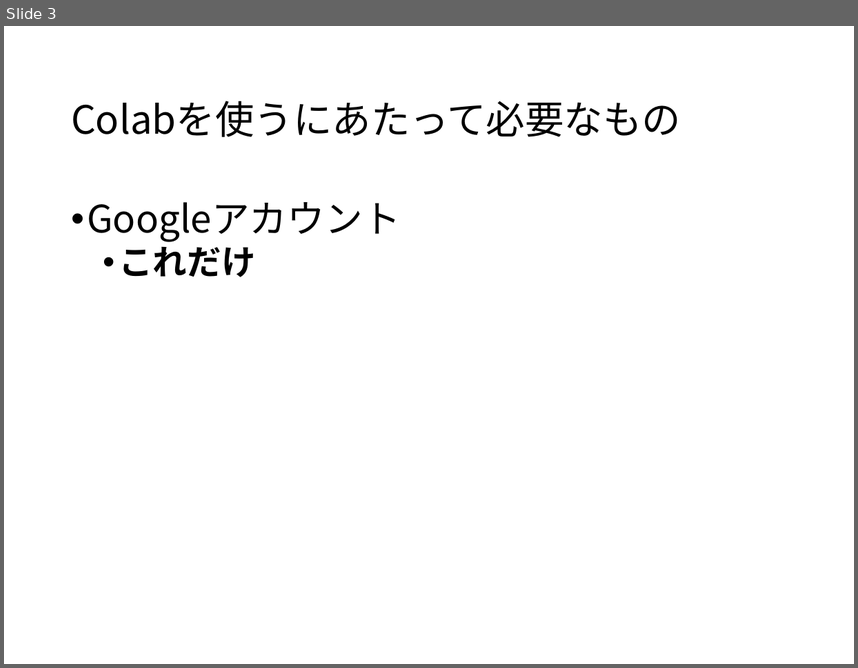
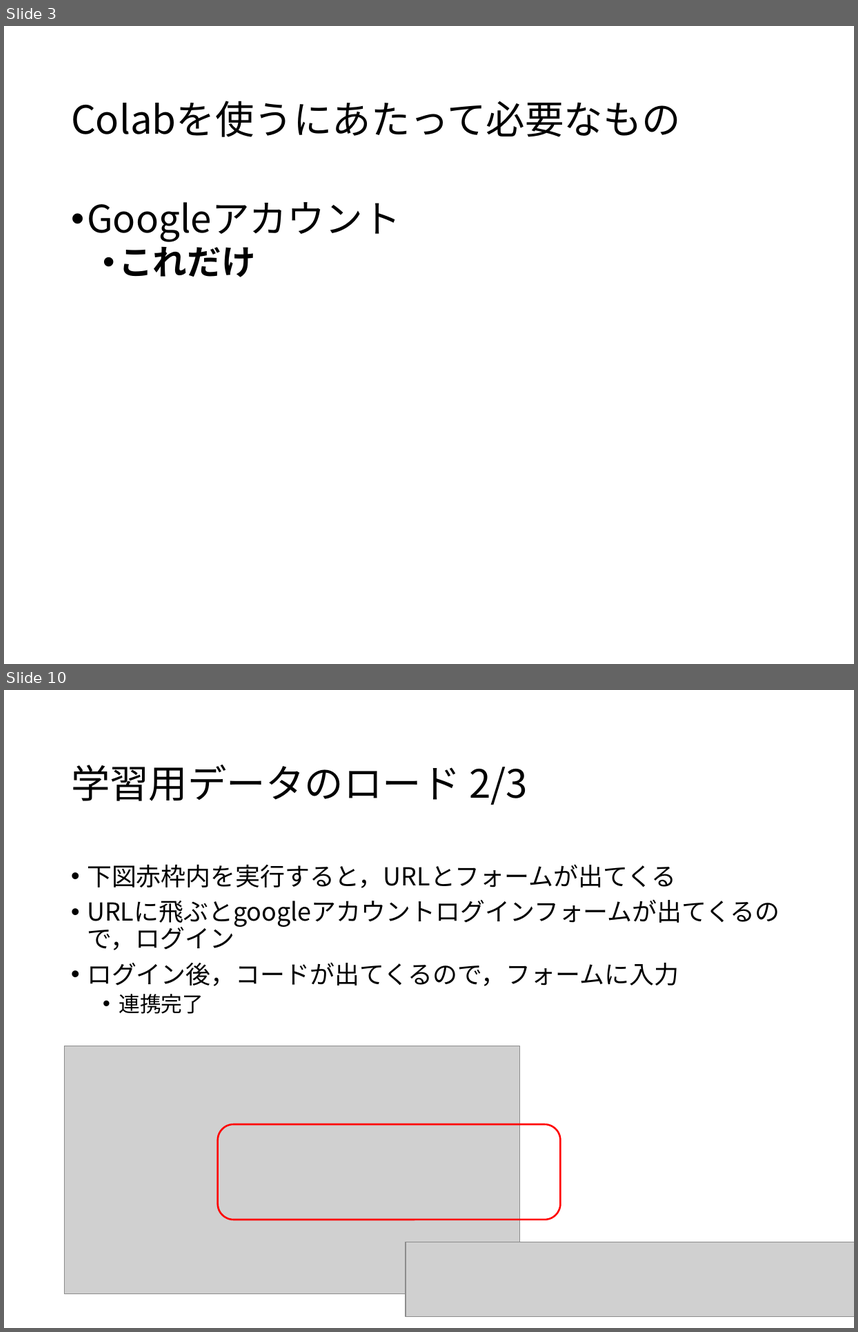
Before and after one commit to iplab-ubiquitous/DeepLearningLearning2019, a slide deck: GoogleColab_Setup.pptx. Shown one above the other, each under a label of ours: slide 3 before the commit, slides 3 and 10 after it; the slides between them are not shown. The pictures are 858x668 and 858x1332 pixels, drawn with LibreOffice and Linux fonts; fonts in the diff are those of the drawing; grey boxes stand for pictures. Boxes give left, top, right and bottom in pixels: in the first picture for what was removed or moved away, otherwise in the second. Text is boxed around its words. In the diff, an @@ line names an element or a change of style, - is before the commit and + after.

```diff
--- a/GoogleColab_Setup.pptx
+++ b/GoogleColab_Setup.pptx
@@ slide 10 added at (4,690,854,1328), background #FFFFFF @@
@@ title added at (71,765,528,805), 33 pt, text #000000 @@
+学習用データのロード 2/3
@@ text added at (87,864,679,1014), 21 pt, text #000000 @@
+• 下図赤枠内を実行すると，URLとフォームが出てくる
+• URLに飛ぶとgoogleアカウントログインフォームが出てくるので，ログイン
+• ログイン後，コードが出てくるので，フォームに入力
+  • 連携完了
@@ picture added at (64,1045,519,1294) @@
@@ rounded rectangle added at (217,1125,560,1220), outline #FF0000 1.5 pt @@
@@ picture added at (406,1242,854,1317) @@
```
Also in this commit, not shown: 1 slide changed, 8 other slides added, 1 slide removed, 12 other files.
